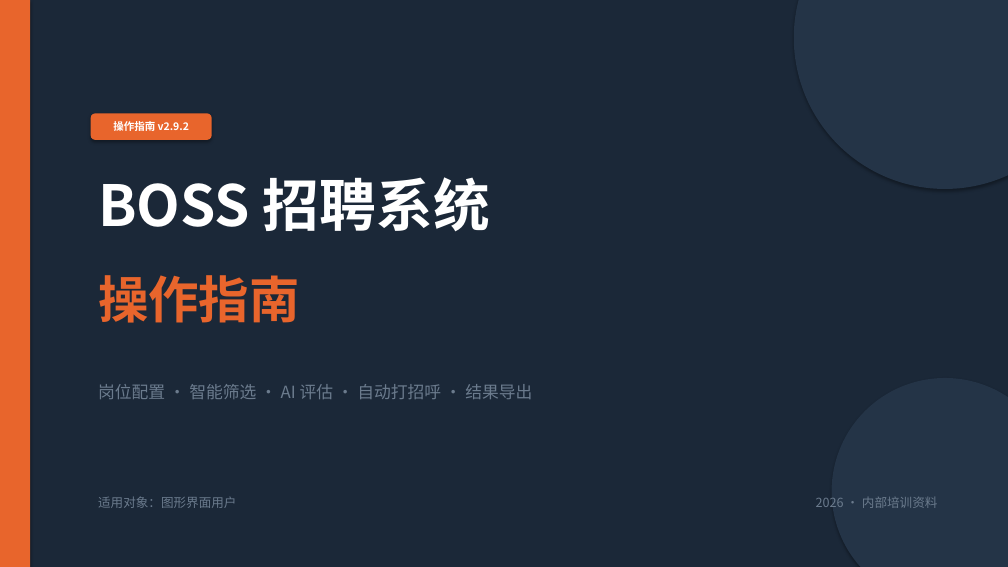
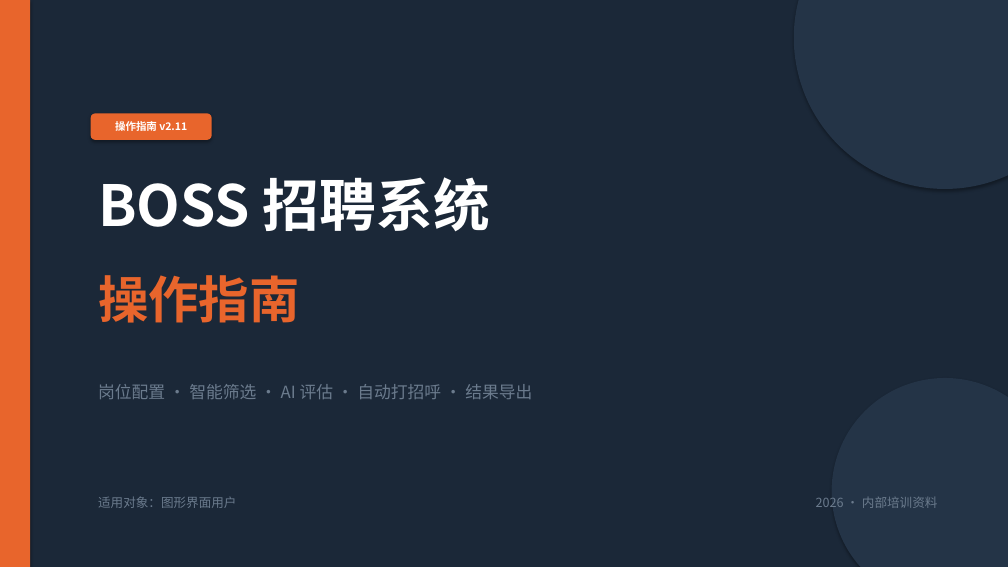
Before and after one commit to chenjinbo1991/boss-resume-filter, a slide deck: slide 1 of docs/BOSS招聘系统操作指南.pptx. Drawn at 1008x567 pixels with LibreOffice and Linux fonts; fonts in the diff are those of the drawing. Boxes give left, top, right and bottom in pixels: in the first picture for what was removed or moved away, otherwise in the second. Text is boxed around its words. In the diff, an @@ line names an element or a change of style, - is before the commit and + after.

```diff
--- a/docs/BOSS招聘系统操作指南.pptx
+++ b/docs/BOSS招聘系统操作指南.pptx
@@ text in rounded rectangle at (115,120,187,134): text changed @@
-操作指南 v2.9.2
+操作指南 v2.11
```
Also in this commit, not shown: 4 other slides changed, 17 other files.
